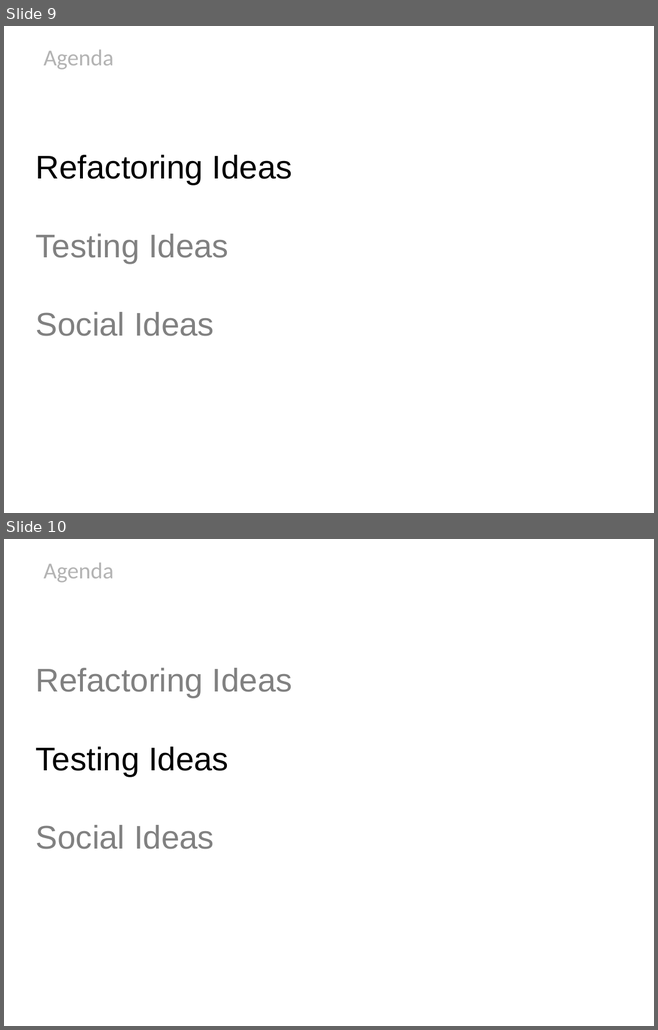
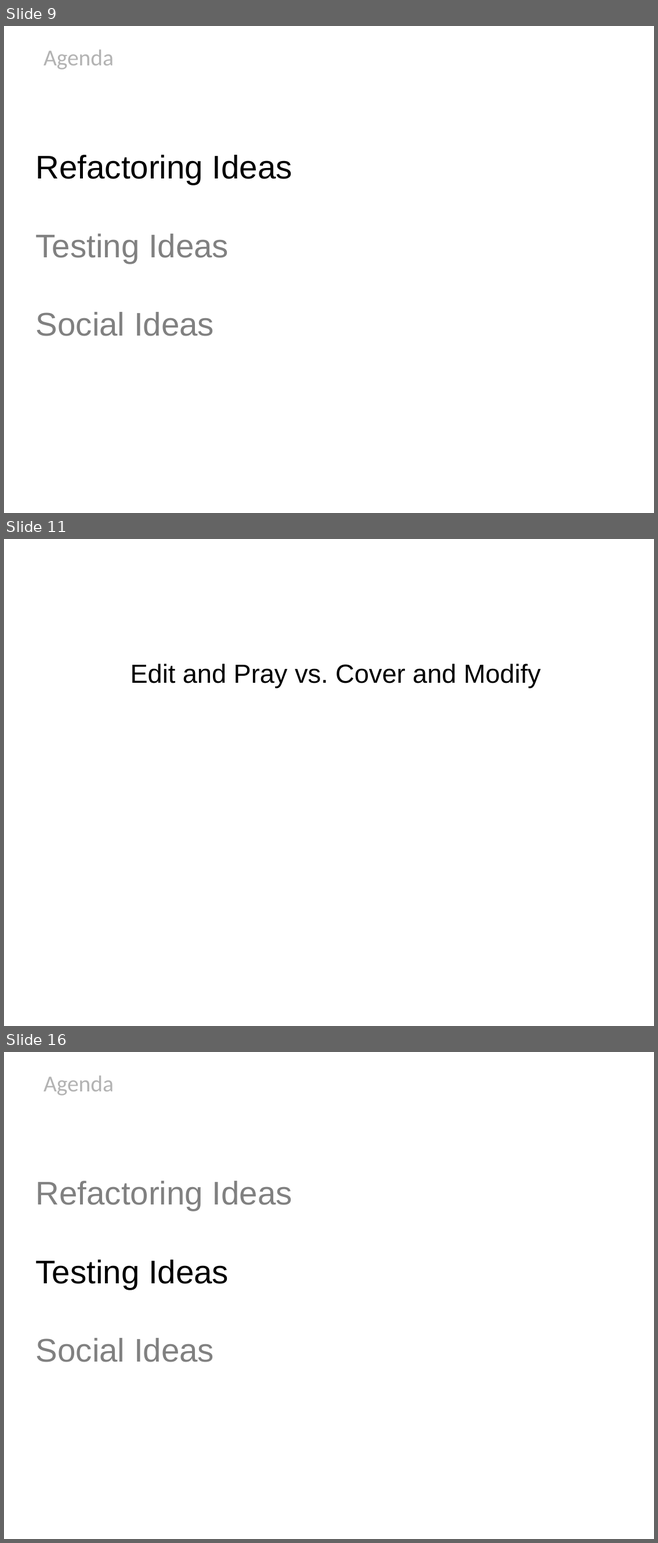
Before and after one commit to HamletDRC/presentations, a slide deck: newideasforoldcode/NewIdeasForOldCode_Confess2011.odp. Shown one above the other, each under a label of ours: slides 9 and 10 before the commit, slides 9, 11 and 16 after it; the slides between them are not shown. The pictures are 658x1030 and 658x1543 pixels, drawn with LibreOffice and Linux fonts; fonts in the diff are those of the drawing; background and template pictures are left out. Boxes give left, top, right and bottom in pixels: in the first picture for what was removed or moved away, otherwise in the second. Text is boxed around its words. In the diff, an @@ line names an element or a change of style, - is before the commit and + after.

```diff
--- a/newideasforoldcode/NewIdeasForOldCode_Confess2011.odp
+++ b/newideasforoldcode/NewIdeasForOldCode_Confess2011.odp
@@ slide 11 added at bbox=[4, 539, 654, 1026], background picture (left out) @@
@@ subtitle added at bbox=[130, 664, 540, 688], 32 pt, text #000000 @@
+Edit and Pray vs. Cover and Modify
@@ what was slide 10 is now slide 16 @@
```
Also in this commit, not shown: 1 slide changed, 5 other slides added, 1 other file.
